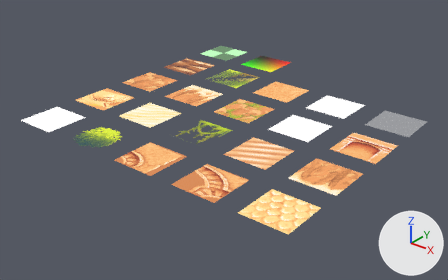
One commit to the Blender file assets/materials/materials.blend: the scene before it, then after it.
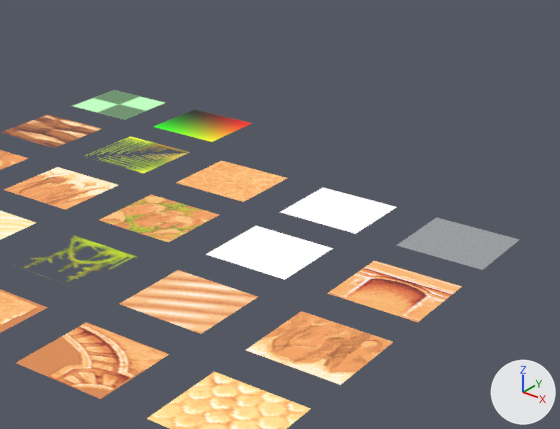
Each version appears first whole from a 50 mm lens placed at (21.54, -14.88, 11.11), pointed at (5.65, 4.97, -1.2), and next in a close-up on the part from 36% to 100% of the width and 0% to 78% of the height. The lights are fixed; the arrows at lower right show +X, +Y and +Z.
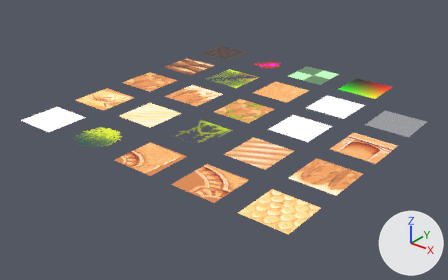
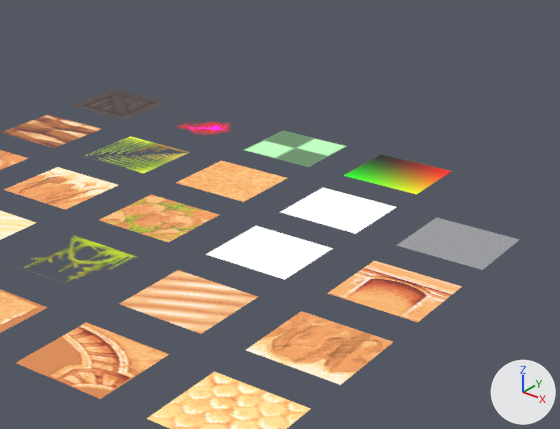
Pixel boxes [x1, y1, x2, y2] of what changed, in the close-ups (560 x 429 px):
'Plane.023', added: after [344, 154, 452, 195]
'Plane.022', added: after [244, 131, 347, 167]
'Plane.021', recoloured: [154, 109, 252, 142] in both
'Plane.020', recoloured (green to grey): [72, 90, 166, 120] in both

The change, as a list of edits to the scene's bpy script:
```text
Add img_fire_particle_png:
    img_fire_particle_png = load_image('fire_particle.png', '../images/spell/fire_particle.png', 32, 32, 'sRGB')
Add img_crate_png:
    img_crate_png = load_image('crate.png', '../images/objects/crate.png', 32, 32, 'sRGB')
Add mat_materials_spell_fire_particle:
    mat_materials_spell_fire_particle = bpy.data.materials.new('materials/spell/fire_particle')
    # colours: black #000000, pink #ff00ff
    # uses the picture img_fire_particle_png
Add mat_materials_objects_crate:
    mat_materials_objects_crate = bpy.data.materials.new('materials/objects/crate')
    # colours: black #000000
    # uses the picture img_crate_png
Change me_plane_020:
    where me_plane_020.from_pydata(...)  # 4 vertices, 1 face; spans x -1.0..1.0, y -1.0..1.0, z 0.0
    remove me_plane_020.materials.append(mat_materials_test_checker_ground)
    add me_plane_020.materials.append(mat_materials_objects_crate)
Change me_plane_021:
    where me_plane_021.from_pydata(...)  # 4 vertices, 1 face; spans x -1.0..1.0, y -1.0..1.0, z 0.0
    remove me_plane_021.materials.append(mat_materials_test)
    add me_plane_021.materials.append(mat_materials_spell_fire_particle)
Add me_plane_023:
    me_plane_023.from_pydata(...)  # 4 vertices, 1 face; spans x -1.0..1.0, y -1.0..1.0, z 0.0
    me_plane_023.materials.append(mat_materials_test)
Add me_plane_022:
    me_plane_022.from_pydata(...)  # 4 vertices, 1 face; spans x -1.0..1.0, y -1.0..1.0, z 0.0
    me_plane_022.materials.append(mat_materials_test_checker_ground)
Add ob_plane_023:
    ob_plane_023 = bpy.data.objects.new('Plane.023', me_plane_023)
    ob_plane_023.location = (9.0, 12.0, 0.0)
Add ob_plane_022:
    ob_plane_022 = bpy.data.objects.new('Plane.022', me_plane_022)
    ob_plane_022.location = (6.0, 12.0, 0.0)
```
